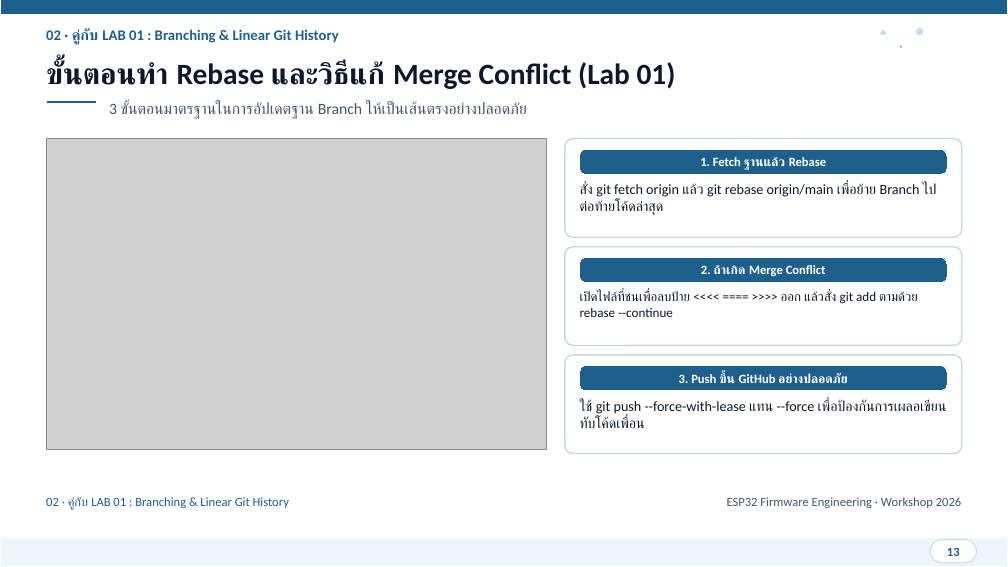
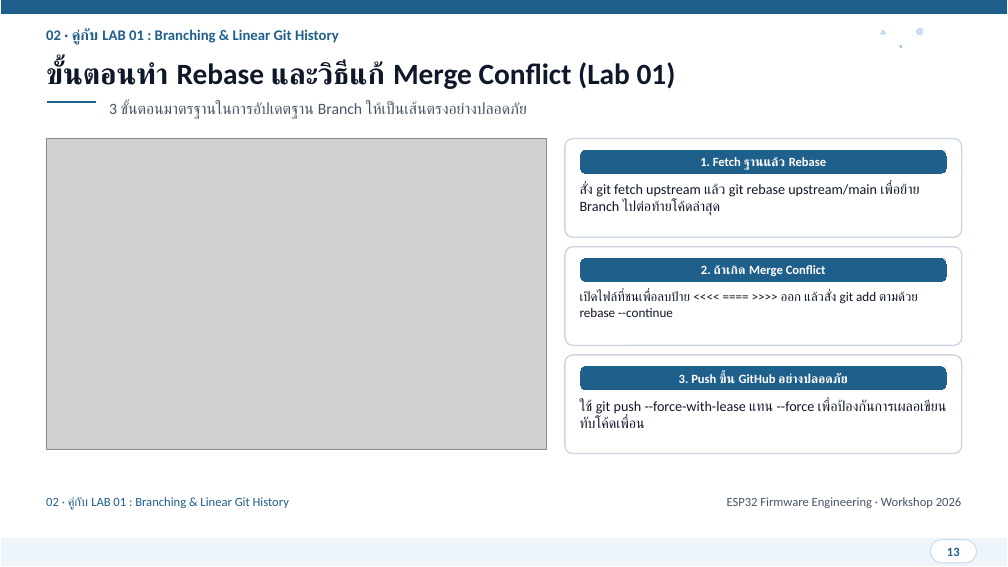
Before and after one commit to FreshmanMentor/git-practice, a slide deck: slide 13 of presentation/ESP32_Git_CICD_Workshop.pptx. Drawn at 1008x567 pixels with LibreOffice and Linux fonts; fonts in the diff are those of the drawing; grey boxes stand for pictures. Boxes give left, top, right and bottom in pixels: in the first picture for what was removed or moved away, otherwise in the second. Text is boxed around its words. In the diff, an @@ line names an element or a change of style, - is before the commit and + after.

```diff
--- a/presentation/ESP32_Git_CICD_Workshop.pptx
+++ b/presentation/ESP32_Git_CICD_Workshop.pptx
@@ text at box(580, 183, 919, 216): text changed @@
-สั่ง git fetch origin แล้ว git rebase origin/main เพื่อย้าย Branch ไปต่อท้ายโค้ดล่าสุด
+สั่ง git fetch upstream แล้ว git rebase upstream/main เพื่อย้าย Branch ไปต่อท้ายโค้ดล่าสุด
```
Also in this commit, not shown: 4 other slides changed, 27 other files.
